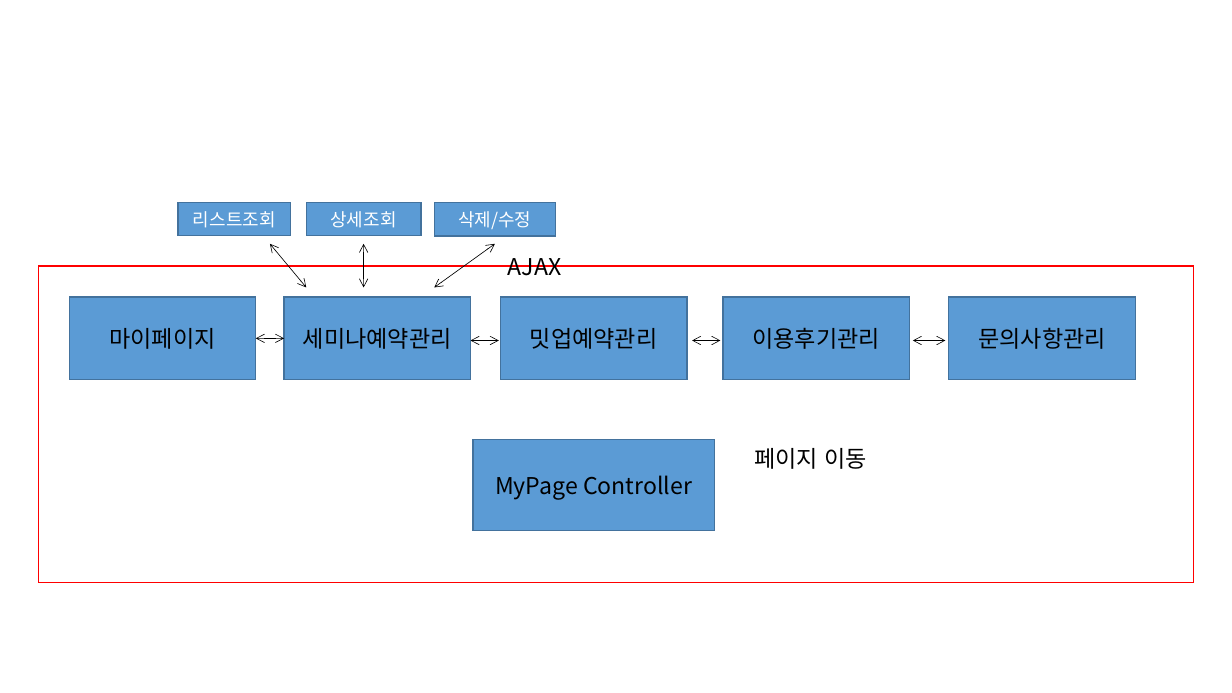
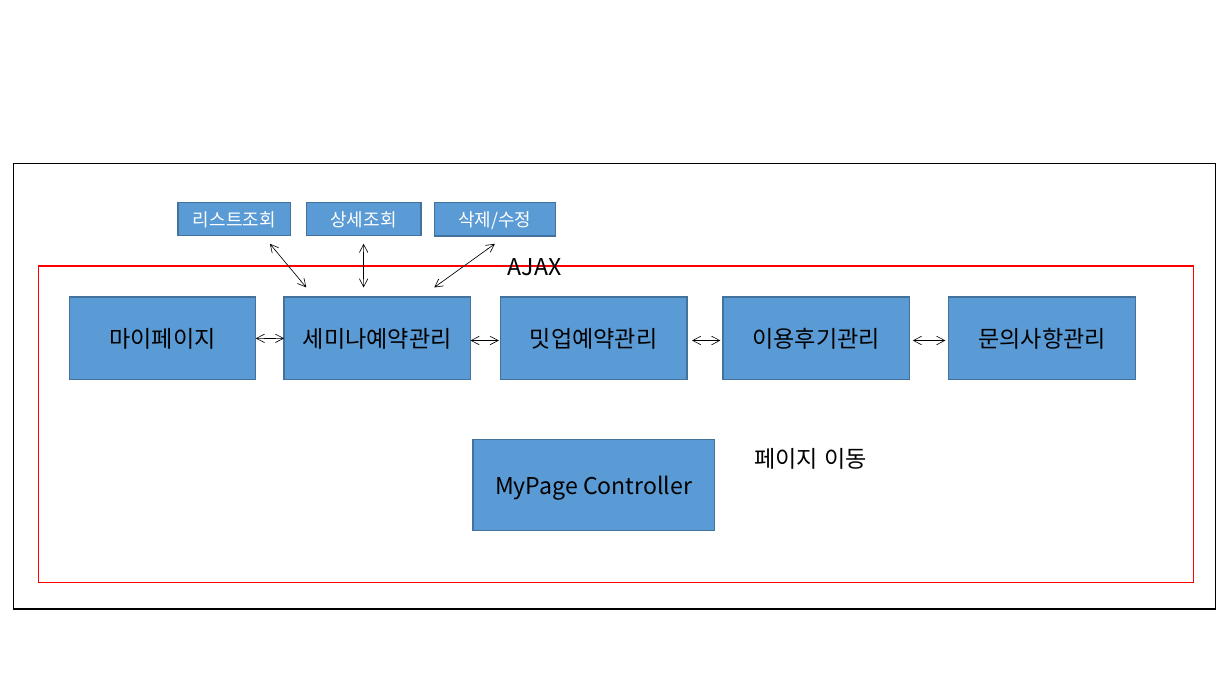
Before and after one commit to ezenteam2/e-Zone, a slide deck: slide 15 of 0 발표용 파워포인트/0417 3차발표/0417 project05 - 파워포인트 - 형준.pptx. Drawn at 1232x693 pixels with LibreOffice and Linux fonts; fonts in the diff are those of the drawing. Boxes give left, top, right and bottom in pixels: in the first picture for what was removed or moved away, otherwise in the second. Text is boxed around its words. In the diff, an @@ line names an element or a change of style, - is before the commit and + after.

```diff
--- a/0 발표용 파워포인트/0417 3차발표/0417 project05 - 파워포인트 - 형준.pptx
+++ b/0 발표용 파워포인트/0417 3차발표/0417 project05 - 파워포인트 - 형준.pptx
@@ rectangle added at [14,164,1216,609], outline #000000 1 pt @@
```
Also in this commit, not shown: 2 other files.
